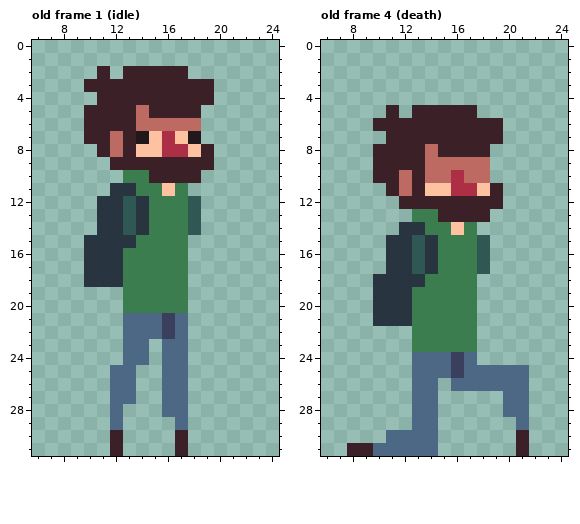
Two versions of one pixel-art file, Concept/player.aseprite. Above, as it was before the edit.
32x32 pixels, 24 frames. Shown: old frame 1 (idle): x 6..24, y 0..31; old frame 4 (death): x 6..24, y 0..31. The commit also changed other frames, which this record leaves out.
The result:
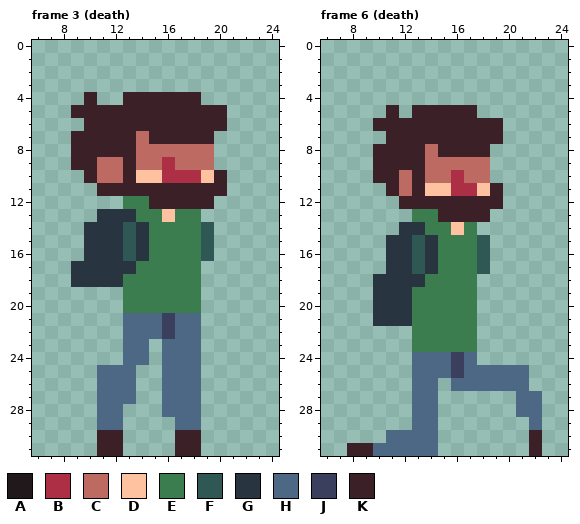
Palette (. is transparent): A #21181b  B #ad2f45  C #bd6a62  D #ffc2a1  E #3b7d4f  F #2f5753  G #283540  H #4c6885  J #3a3f5e  K #3b2027
A new or re-ordered frame is compared with the old frame closest to it.
Change:
frames 24 -> 26
Frame 3 (death) is new; against old frame 1 (idle):
The author changed colour K to colour B in row 9 at x 16; in row 10 at x 16 to 18.
Colour C now appears in row 9 at x 11; in row 10 at x 11 to 12.
The author changed colour A to colour C in row 7 at x 14.
The author changed colour B to colour C in row 8 at x 16 to 17.
The author changed colour D to colour C in row 8 at x 14 to 15 and 18.
The author changed colour K to colour C in row 8 at x 19; in row 9 at x 12, 14 to 15 and 17 to 19.
Colour D now appears in row 10 at x 19.
The author changed colour E to colour D in row 10 at x 14; in row 13 at x 16.
The author changed colour K to colour D in row 10 at x 15.
Colour E now appears in rows 15 to 20 at x 18.
The author changed colour F to colour E in row 12 at x 13; in rows 13 to 14 at x 18.
The author changed colour G to colour E in rows 12 to 13 at x 14.
Colour F now appears in rows 14 to 16 at x 19.
The author changed colour E to colour F in row 16 at x 13.
The author changed colour G to colour F in row 15 at x 13.
Colour G now appears in row 14 at x 10; in rows 17 to 18 at x 9.
The author changed colour E to colour G in rows 15 to 16 at x 14; in row 17 at x 13.
The author changed colour F to colour G in row 13 at x 13.
Colour H now appears in rows 21 to 24 at x 18; in rows 25 to 29 at x 11 and 18.
Colour K now appears in row 4 at x 10; in row 5 at x 9 and 19 to 20; in row 6 at x 19 to 20; in row 7 at x 9 and 19; in rows 8 to 9 at x 9 to 10; in row 10 at x 10 and 20.
Colour K now appears in row 11 at x 11 and 18 to 20; in row 12 at x 19; in rows 30 to 31 at x 11 and 18.
The author changed colour A to colour K in row 7 at x 18.
The author changed colour B to colour K in row 7 at x 16.
The author changed colour C to colour K in row 5 at x 14; in row 6 at x 14 to 18; in rows 7 to 8 at x 12.
The author changed colour D to colour K in row 7 at x 15 and 17; in row 11 at x 16.
The author changed colour E to colour K in row 10 at x 13; in row 11 at x 14 to 15 and 17; in row 12 at x 15 to 17.
The author changed colour F to colour K in row 12 at x 18.
The author changed colour G to colour K in row 11 at x 12 to 13.
Colour G is gone in row 12 at x 11 to 12.
Colour K is gone in row 2 at x 11 and 13 to 17; in row 3 at x 10 to 19; in row 4 at x 11 to 12 and 19.
Frame 6 (death) against old frame 4 (death):
Colour H now appears in rows 27 to 29 at x 22.
Colour K now appears in rows 30 to 31 at x 22.
Colour H is gone in rows 27 to 28 at x 20; in row 29 at x 21.
Colour K is gone in rows 30 to 31 at x 21.
